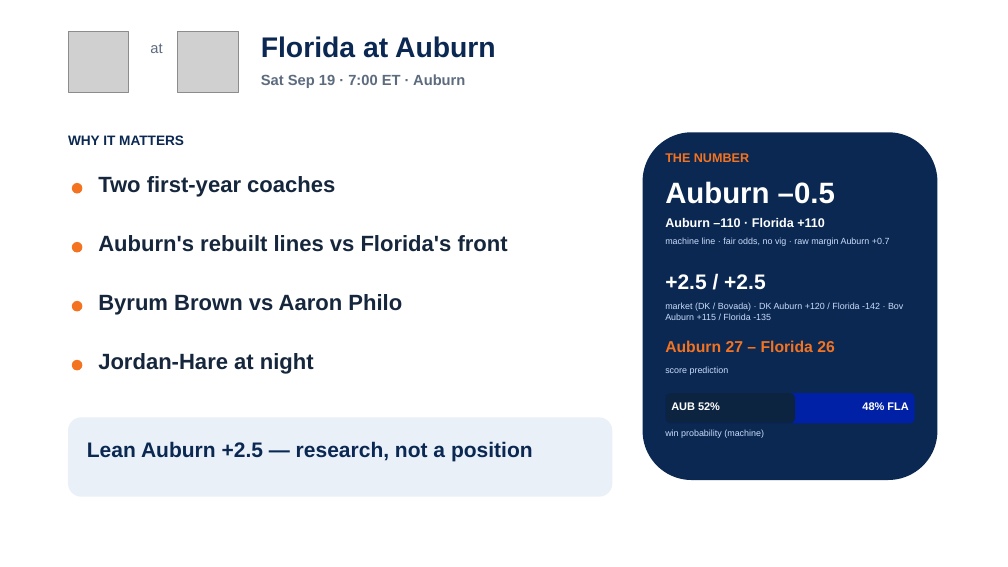
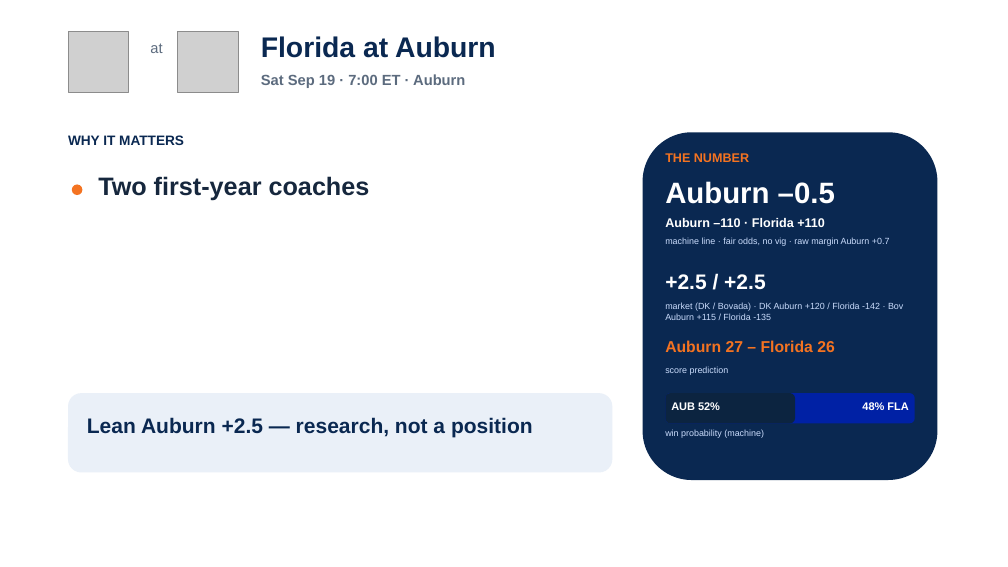
Before and after one commit to lucasalvarezflorida-lab/ncaa-fbs-analytics, a slide deck: slide 15 of decks/2026_Week3_Episode4.pptx. Drawn at 1008x567 pixels with LibreOffice and Linux fonts; fonts in the diff are those of the drawing; grey boxes stand for pictures. Boxes give left, top, right and bottom in pixels: in the first picture for what was removed or moved away, otherwise in the second. Text is boxed around its words. In the diff, an @@ line names an element or a change of style, - is before the commit and + after.

```diff
--- a/decks/2026_Week3_Episode4.pptx
+++ b/decks/2026_Week3_Episode4.pptx
@@ text "Two first-year coaches" at box(98, 176, 370, 200): size 21 to 24 pt @@
@@ text removed at box(98, 235, 508, 252) @@
-Auburn's rebuilt lines vs Florida's front
@@ ellipse removed at box(72, 242, 82, 253) @@
@@ text removed at box(98, 294, 402, 315) @@
-Byrum Brown vs Aaron Philo
@@ ellipse removed at box(72, 301, 82, 312) @@
@@ text removed at box(98, 353, 314, 374) @@
-Jordan-Hare at night
@@ ellipse removed at box(72, 360, 82, 371) @@
@@ rounded rectangle: place and size @@
-rounded rectangle at box(68, 417, 613, 497)
+rounded rectangle at box(68, 393, 613, 473)
@@ text "Lean Auburn +2.5 — research, ...": place and size @@
-text "Lean Auburn +2.5 — research, ..." at box(87, 441, 533, 461)
+text "Lean Auburn +2.5 — research, ..." at box(87, 417, 533, 437)
```
Also in this commit, not shown: 14 other slides changed, 2 other files.
